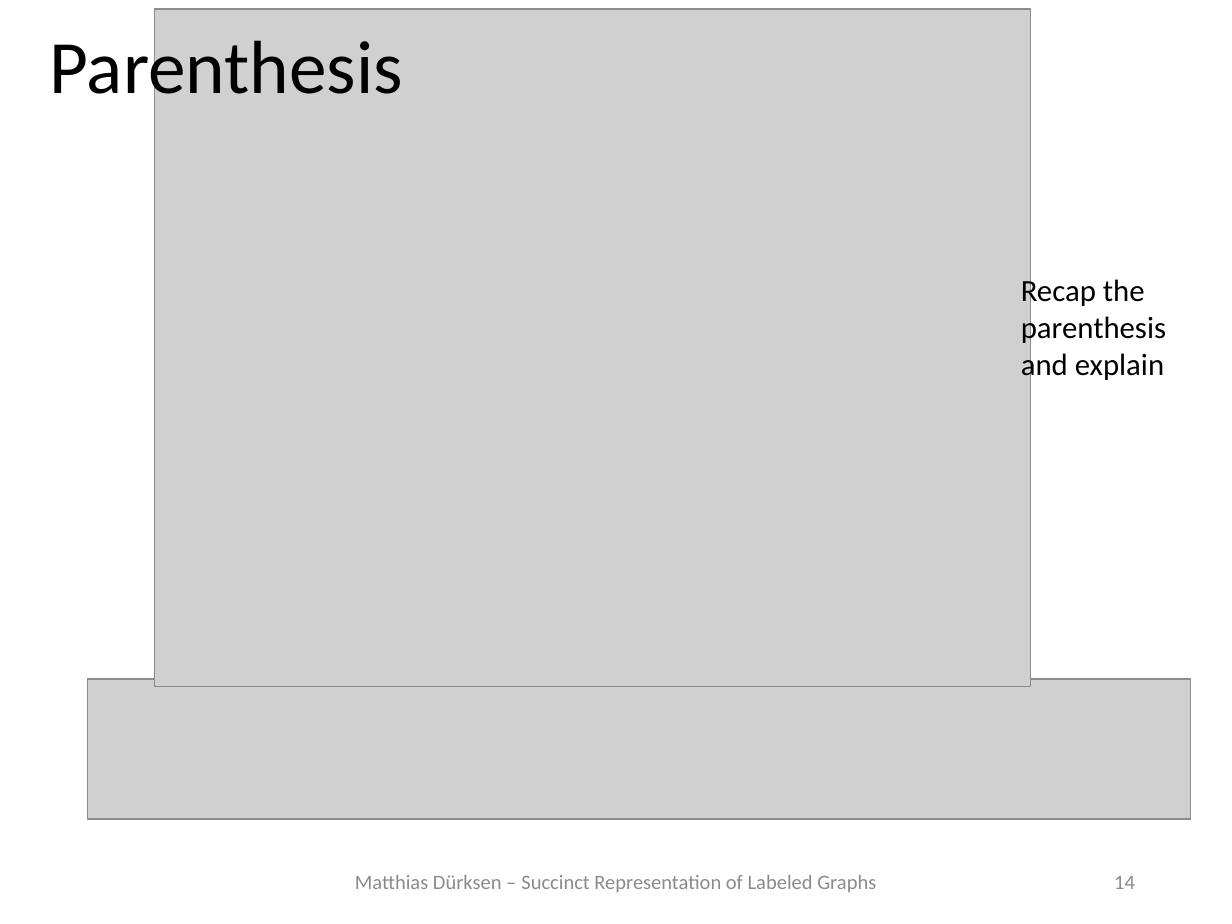
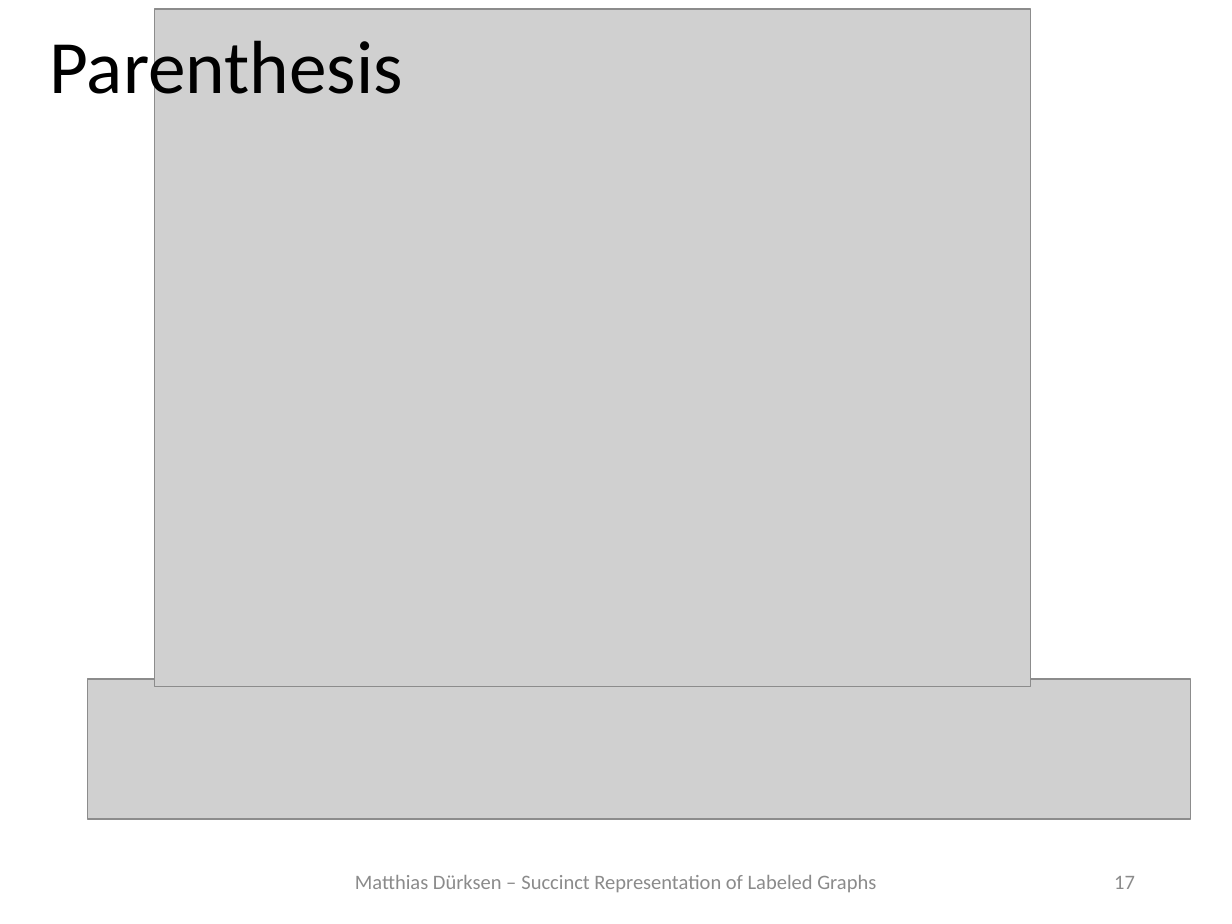
Before and after one commit to MatthiasDuerksen/Seminar_AlgCompressedGraphs, a slide deck: slide 17 of Talk/secondVersion/Talk_Duerksen_v2.pptx (slide 14 before the commit). Drawn at 1232x924 pixels with LibreOffice and Linux fonts; fonts in the diff are those of the drawing; grey boxes stand for pictures. Boxes give left, top, right and bottom in pixels: in the first picture for what was removed or moved away, otherwise in the second. Text is boxed around its words. In the diff, an @@ line names an element or a change of style, - is before the commit and + after.

```diff
--- a/Talk/secondVersion/Talk_Duerksen_v2.pptx
+++ b/Talk/secondVersion/Talk_Duerksen_v2.pptx
@@ text removed at bbox=[1021, 275, 1166, 383] @@
-Recap the parenthesis and explain
@@ page number at bbox=[1114, 876, 1135, 889]: text changed @@
-14
+17
```
Also in this commit, not shown: 13 other slides changed, 3 slides added, 34 other files.
